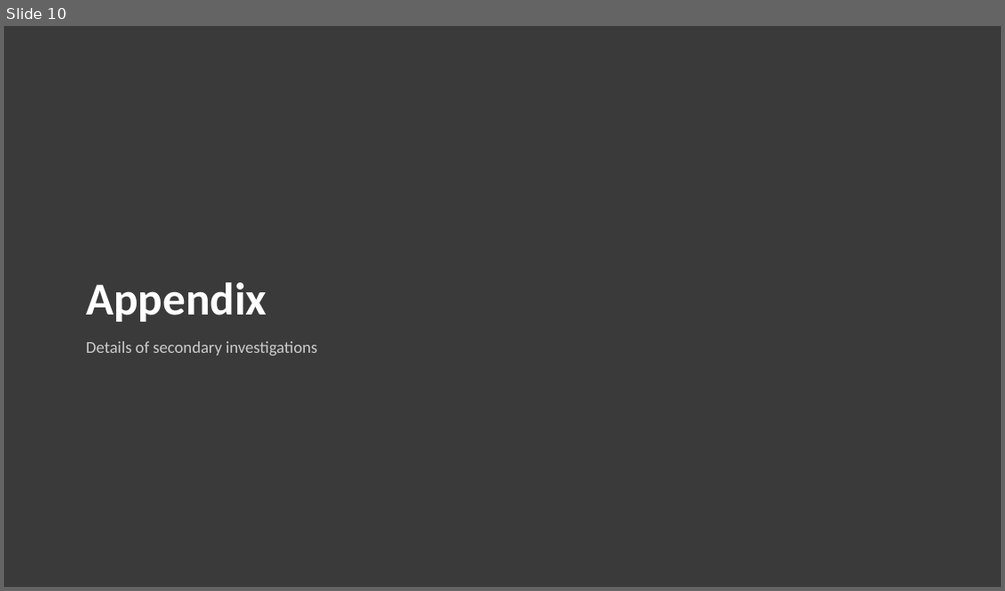
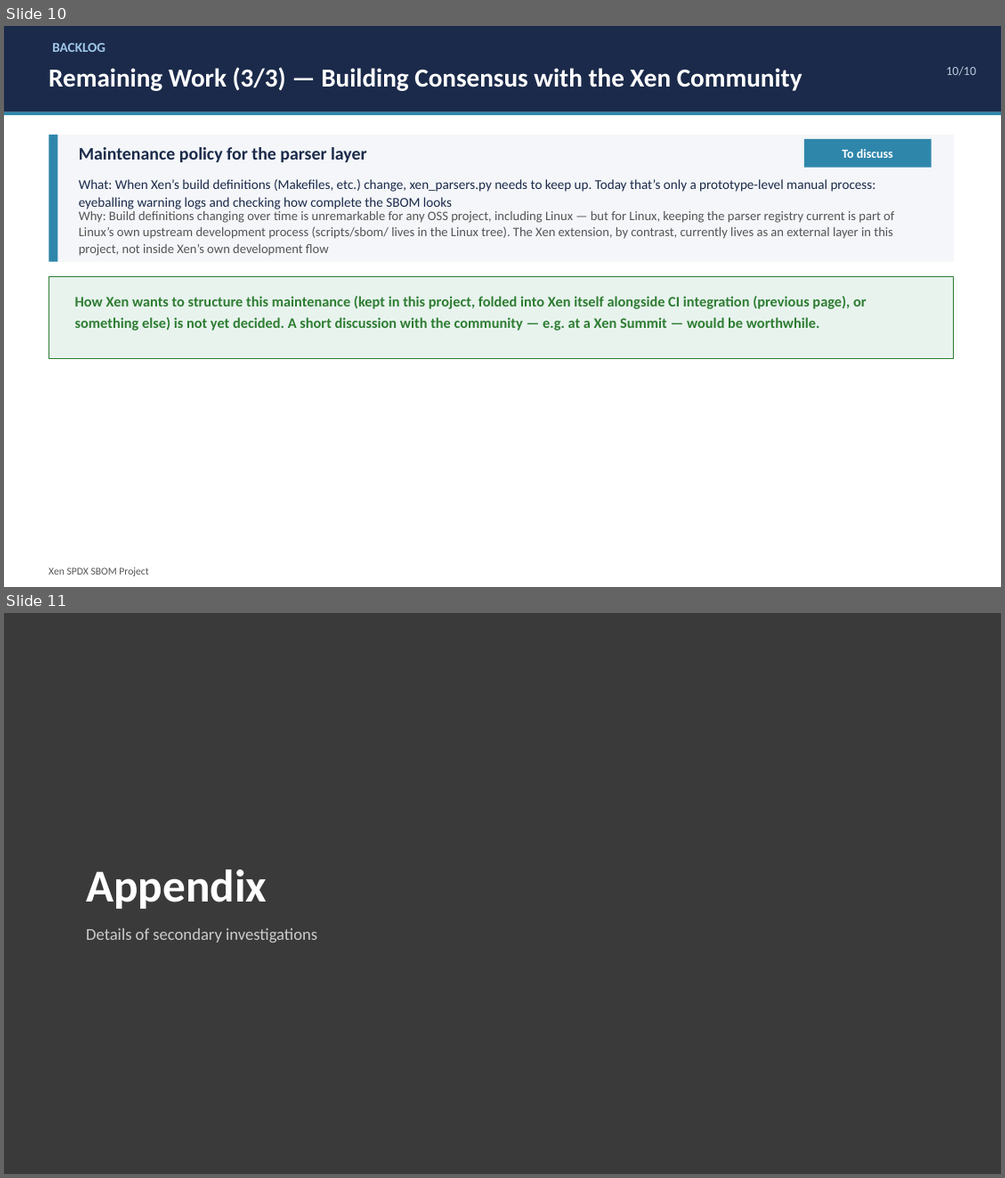
Before and after one commit to harunobukurokawa/sbom-generate-workspace, a slide deck: analysis/presentations/2026-08-19-fusa-sig-status/xen-sbom-status-report-en.pptx. Shown one above the other, each under a label of ours: slide 10 before the commit, slides 10 and 11 after it. The pictures are 1005x591 and 1005x1178 pixels, drawn with LibreOffice and Linux fonts; fonts in the diff are those of the drawing. Boxes give left, top, right and bottom in pixels: in the first picture for what was removed or moved away, otherwise in the second. Text is boxed around its words. In the diff, an @@ line names an element or a change of style, - is before the commit and + after.

```diff
--- a/analysis/presentations/2026-08-19-fusa-sig-status/xen-sbom-status-report-en.pptx
+++ b/analysis/presentations/2026-08-19-fusa-sig-status/xen-sbom-status-report-en.pptx
@@ slide 10 added at <box>4,26,1001,587</box>, background #FFFFFF @@
@@ rectangle added at <box>4,26,1001,112</box>, fill #1B2A4A @@
@@ text added at <box>52,43,105,52</box>, 13 pt, text #9FC7E8, bold @@
+BACKLOG
@@ text added at <box>48,67,802,91</box>, 25 pt, text #FFFFFF, bold @@
+Remaining Work (3/3) — Building Consensus with the Xen Community
@@ text added at <box>946,66,976,76</box>, 12 pt, text #BBCCDD @@
+10/10
@@ rectangle added at <box>4,112,1001,115</box>, fill #2E86AB @@
@@ rectangle added at <box>48,135,954,262</box>, fill #F4F6F9 @@
@@ rectangle added at <box>48,135,57,262</box>, fill #2E86AB @@
@@ text added at <box>79,147,367,162</box>, 17 pt, text #1B2A4A, bold @@
+Maintenance policy for the parser layer
@@ rectangle added at <box>804,139,931,168</box>, fill #2E86AB @@
@@ text added at <box>841,149,893,158</box>, 12 pt, text #FFFFFF, bold @@
+To discuss
@@ text added at <box>79,179,876,209</box>, 13 pt, text #1B2A4A @@
+What: When Xen’s build definitions (Makefiles, etc.) change, xen_parsers.py needs to keep up. Today that’s only a prototype-level manual process: eyeballing warning logs and checking how complete the SBOM looks
@@ text added at <box>79,211,894,256</box>, 12.5 pt, text #555555 @@
+Why: Build definitions changing over time is unremarkable for any OSS project, including Linux — but for Linux, keeping the parser registry current is part of Linux’s own upstream development process (scripts/sbom/ lives in the Linux tree). The Xen extension, by contrast, currently lives as an external layer in this project, not inside Xen’s own development flow
@@ rectangle added at <box>48,276,954,359</box>, fill #E8F3EE, outline #2E7D32 1.25 pt @@
@@ text added at <box>75,296,866,330</box>, 14 pt, text #2E7D32, bold @@
+How Xen wants to structure this maintenance (kept in this project, folded into Xen itself alongside CI integration (previous page), or something else) is not yet decided. A short discussion with the community — e.g. at a Xen Summit — would be worthwhile.
@@ text added at <box>48,567,148,576</box>, 10 pt, text #555555 @@
+Xen SPDX SBOM Project
@@ what was slide 10 is now slide 11 @@
```
Also in this commit, not shown: 8 slides changed, 4 other files.
